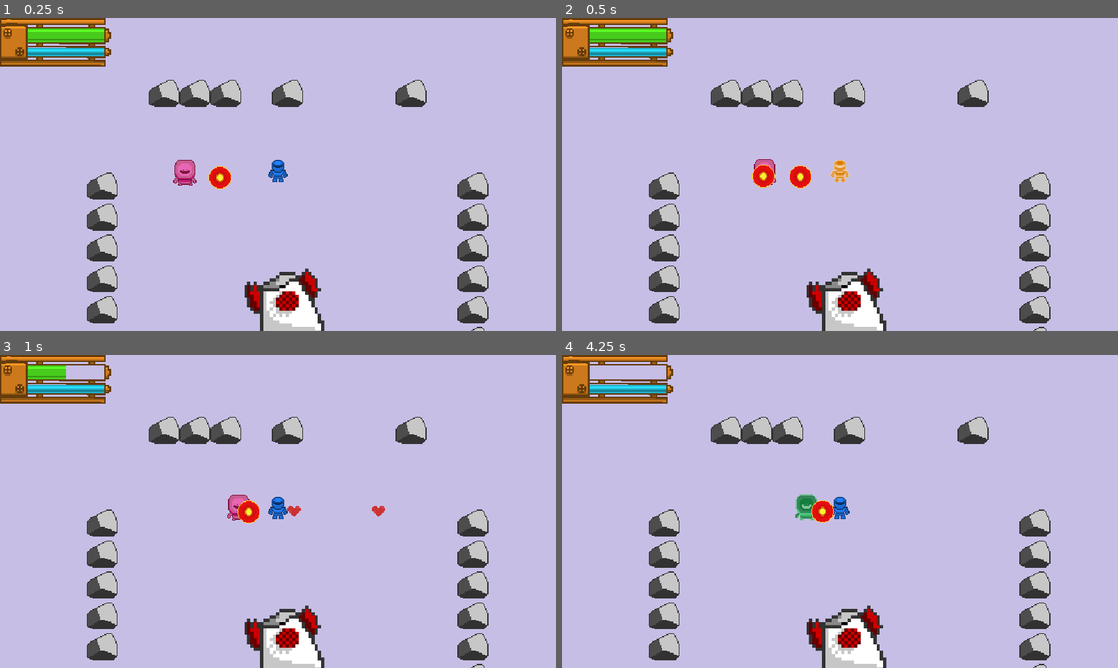
Above: before the commit, frames 1-4 (two rows, left to right).
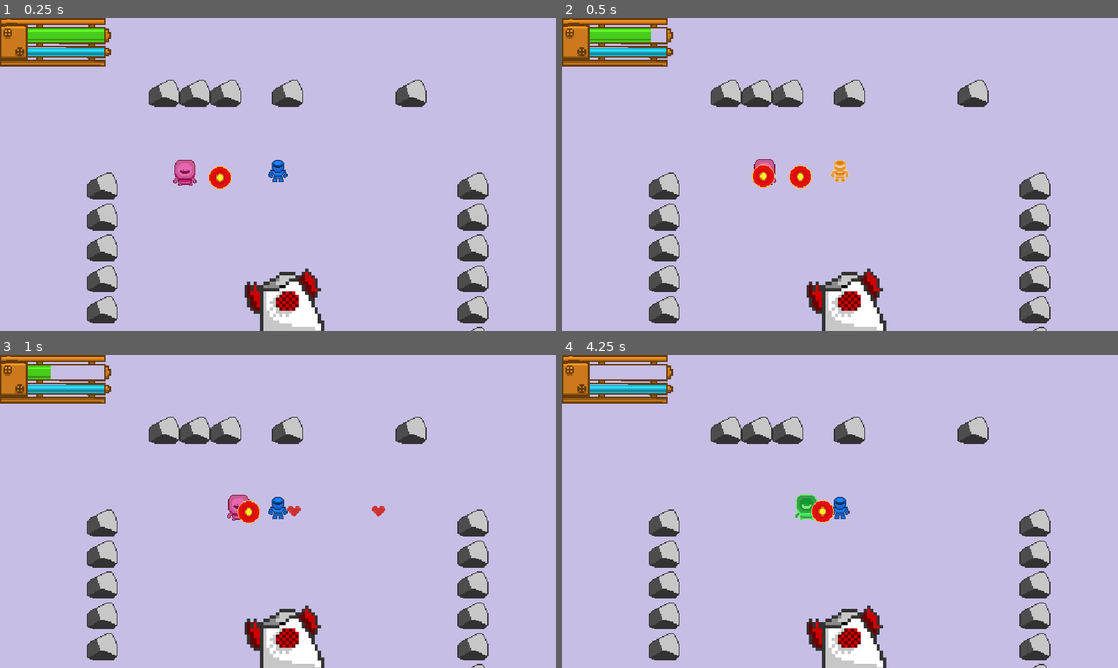
Above: after the commit, the same moments.

Repository: FREQ-E/Hanno
Game: Godot game, scene res://levels/test/test.tscn
Same seed, same stepped clock (60 frames per second), same inputs: the game is played once before the commit and once after it.
Inputs:
- Up to frame 1 (0.25 s): no input
- Up to frame 2 (0.5 s): no input
- Up to frame 3 (1 s): hold Right (fire_right) from 0.53 s (still down); hold Space (sprint) from 0.53 s (still down)
- Up to frame 4 (4.25 s): release Right (fire_right) at 1.28 s; release Space (sprint) at 1.28 s; hold Down (fire_down) 1.28-2.03 s; tap Space (sprint) at 1.35, 2.85 s; hold Right (fire_right) 2.03-2.78 s; hold Space (sprint) 2.03-2.78 s; hold Up (fire_up) 2.78-3.53 s; tap Enter at 3.5 s; hold Left (fire_left) from 3.53 s (still down); hold Space (sprint) from 3.53 s (still down)

Frame 1 is identical in both runs. In frame 2, 0.1% of the frame differs, in the area x 16-19%, y 3-8%; in frame 3, 0.1%; in frame 4, 0.3%, in the area x 41-46%, y 44-53%.

Commit message:
Refactored damageable

Diff:
--- a/combat_scripts/damageable.gd
+++ b/combat_scripts/damageable.gd
@@ -34,30 +34,31 @@
 		health = value
 		return
 
-	if value < health:
-		emit_signal("damaged", health - value)
+	var difference := health - value
+	if difference > 0:
+		if invincible:
+			emit_signal("damaged", difference)
 
-		if invincible:
-			return
+		else:
+			health = value
+			emit_signal("damaged", difference)
 
-		health = value
+			if health < 0 and not undying:
+				emit_signal("death")
 
-		if health < 0 and not undying:
-			emit_signal("death")
-			return
+			else:
+				flash()
 
-		flash()
+	elif difference < 0:
+		if unhealing:
+			emit_signal("healed", - difference)
 
-	elif value > health:
-		emit_signal("healed", value - health)
+		else:
+			health = value
+			emit_signal("healed", - difference)
 
-		if unhealing:
-			return
-
-		health = value
-
-		if health > max_health:
-			health = max_health
+			if health > max_health:
+				health = max_health
 
 
 func set_undying(value: bool) -> void:
